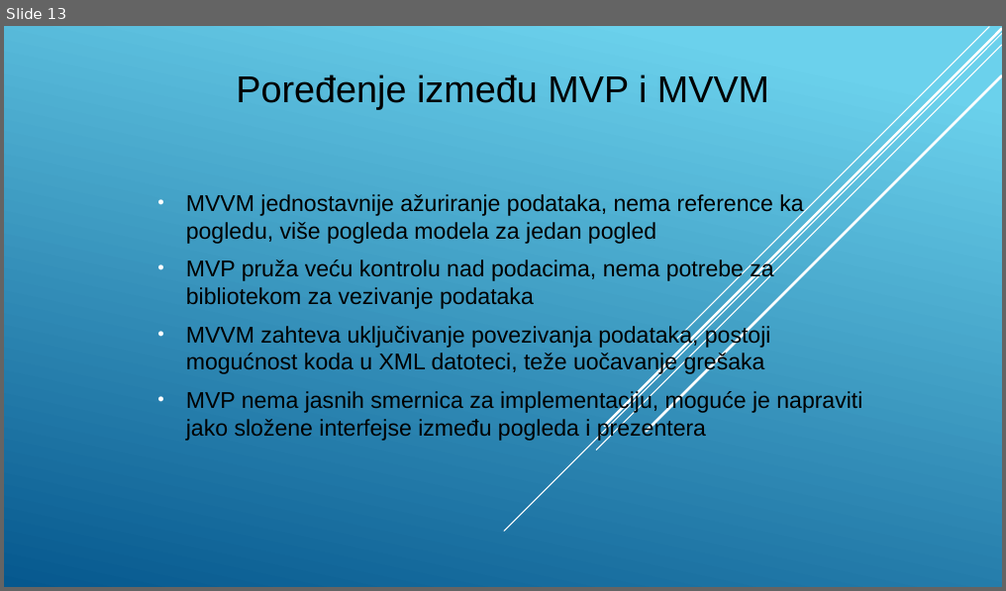
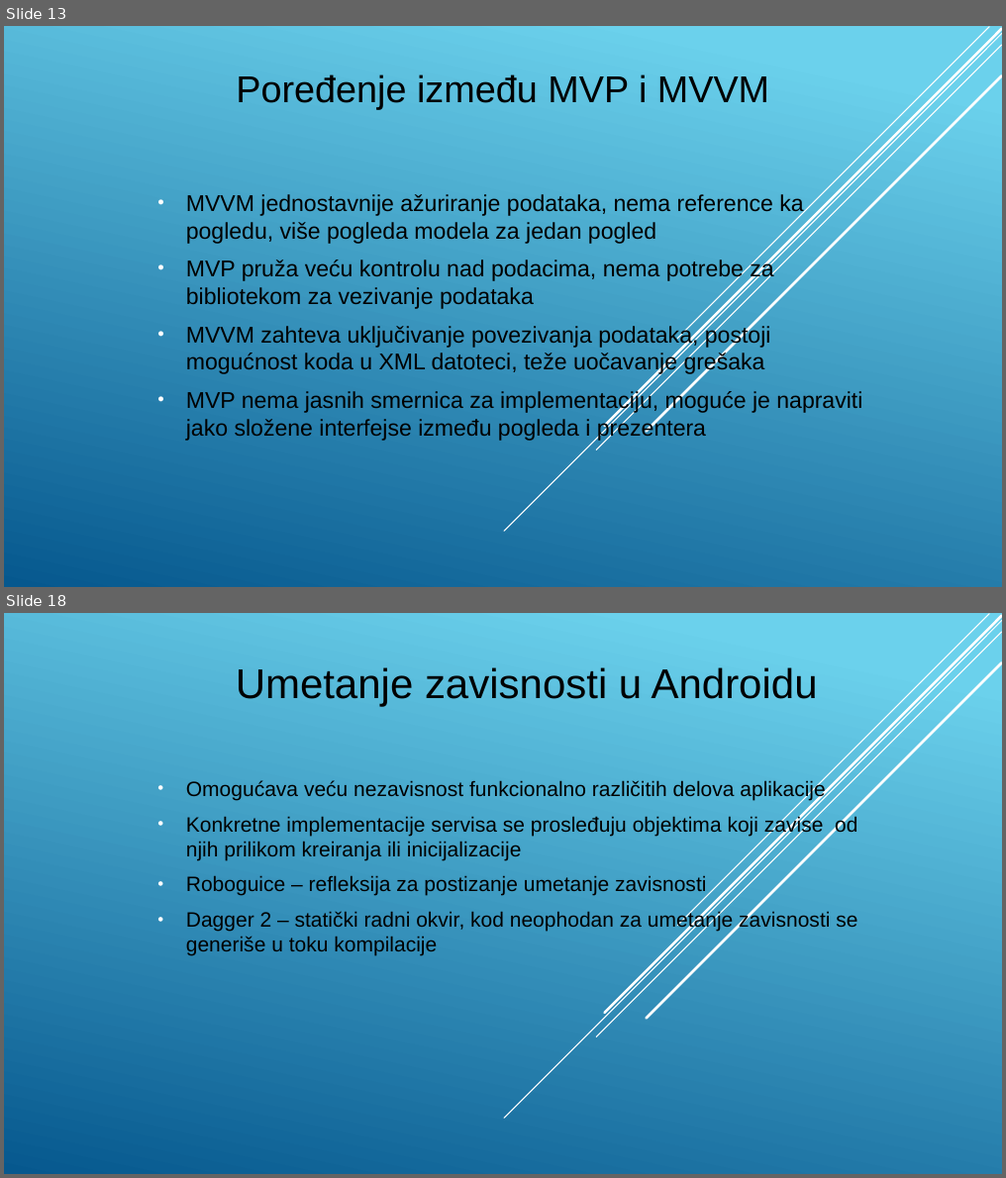
Before and after one commit to stefan11091991/masterRadAndroid, a slide deck: prezentacija.pptx. Shown one above the other, each under a label of ours: slide 13 before the commit, slides 13 and 18 after it; the slides between them are not shown. The pictures are 1006x591 and 1006x1178 pixels, drawn with LibreOffice and Linux fonts; fonts in the diff are those of the drawing. Boxes give left, top, right and bottom in pixels: in the first picture for what was removed or moved away, otherwise in the second. Text is boxed around its words. In the diff, an @@ line names an element or a change of style, - is before the commit and + after.

```diff
--- a/prezentacija.pptx
+++ b/prezentacija.pptx
@@ slide 18 added at bbox=[4, 613, 1002, 1174], background gradient #6ED2EB to #06588E; not listed: 5 template elements that a slide beside it also shows @@
@@ title added at bbox=[236, 667, 818, 707], 40 pt, text #000000 @@
+Umetanje zavisnosti u Androidu
@@ subtitle added at bbox=[186, 779, 857, 957], 20 pt, text #000000 @@
+• Omogućava veću nezavisnost funkcionalno različitih delova aplikacije
+• Konkretne implementacije servisa se prosleđuju objektima koji zavise od njih prilikom kreiranja ili inicijalizacije
+• Roboguice – refleksija za postizanje umetanje zavisnosti
+• Dagger 2 – statički radni okvir, kod neophodan za umetanje zavisnosti se generiše u toku kompilacije
```
Also in this commit, not shown: 11 other slides added, 3 other files.
